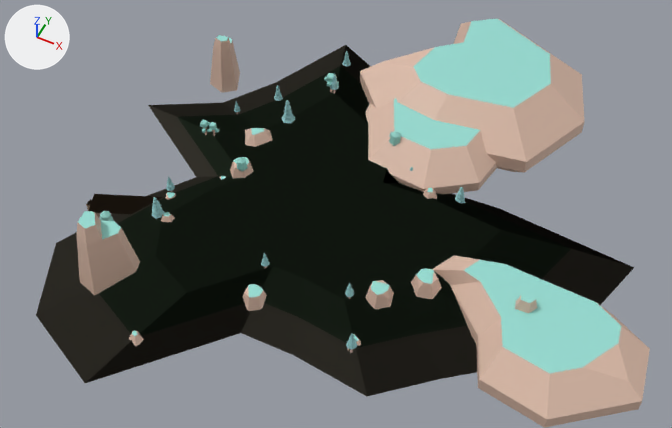
The glTF model drowning-tides/src/drowning_tides/assets/models/islands/freeport_lod0.glb: old version first, new version second.
The view is the same before and after, from a camera (50 mm lens) standing at (1.62, -3.0, 3.85) and looking at (0.11, 0.01, 0.08). Lighting does not change. The marker at upper left points along +X, +Y and +Z. The first picture is the older version. Vertices at exactly the same position are counted once.
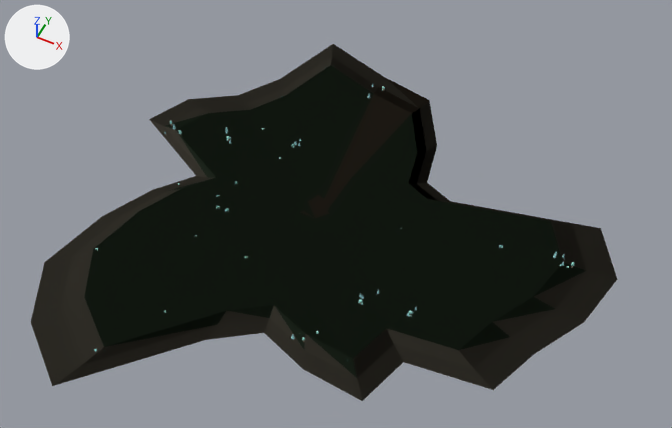
Where the change shows, as pixel boxes [x1, y1, x2, y2] in the pictures (672 x 428 px; the box of a moved part takes in the faces that stretch with it):
'Mesh_0', reshaped
    before: [36, 18, 650, 428]
    after: [31, 44, 617, 401]
part 1 of me_mesh_0, moved or reshaped (not visible afterwards)
    before: [100, 211, 114, 221]
part 2 of me_mesh_0, moved or reshaped
    before: [455, 187, 466, 203]
    after: [291, 334, 295, 340]
part 3 of me_mesh_0, moved or reshaped (not visible afterwards)
    before: [389, 131, 401, 146]
part 4 of me_mesh_0, moved or reshaped (not visible afterwards)
    before: [261, 253, 270, 268]
part 5 of me_mesh_0, moved or reshaped (not visible afterwards)
    before: [281, 100, 295, 123]
part 6 of me_mesh_0, moved or reshaped (not visible afterwards)
    before: [343, 51, 351, 67]
part 7 of me_mesh_0, moved or reshaped
    before: [237, 158, 248, 175]
    after: [571, 262, 574, 268]
part 8 of me_mesh_0, moved or reshaped (not visible afterwards)
    before: [152, 197, 165, 219]
part 9 of me_mesh_0, moved or reshaped
    before: [209, 122, 219, 136]
    after: [358, 299, 363, 305]
part 10 of me_mesh_0, moved or reshaped (not visible afterwards)
    before: [166, 176, 175, 192]
part 11 of me_mesh_0, moved or reshaped (not visible afterwards)
    before: [324, 73, 339, 93]
part 12 of me_mesh_0, moved or reshaped (not visible afterwards)
    before: [345, 283, 354, 299]
part 13 of me_mesh_0, moved or reshaped (not visible afterwards)
    before: [274, 85, 283, 101]
part 14 of me_mesh_0, moved or reshaped
    before: [200, 120, 210, 135]
    after: [408, 310, 413, 317]
part 15 of me_mesh_0, moved or reshaped (not visible afterwards)
    before: [234, 101, 240, 115]
part 16 of me_mesh_0, rebuilt
    before: [36, 45, 634, 396]
    after: [31, 44, 617, 401]
part 17 of me_mesh_0, deleted
    before: [86, 35, 537, 353]
part 18 of me_mesh_0, cut back
    before: [77, 18, 650, 428]
    after: [94, 67, 569, 361]

The change, as a diff of the scene's bpy script:
```diff
--- a/drowning-tides/src/drowning_tides/assets/models/islands/freeport_lod0.glb.py
+++ b/drowning-tides/src/drowning_tides/assets/models/islands/freeport_lod0.glb.py
@@ me_mesh_0 @@
-me_mesh_0.from_pydata(...)  # 2996 vertices, 5849 faces; spans x -1.39..1.88, y -1.41..1.95, z -0.08..0.48
+me_mesh_0.from_pydata(...)  # 9102 vertices, 12760 faces; spans x -1.3..1.59, y -1.49..1.45, z -0.06..0.07
+# me_mesh_0 part 1: the loose piece of 59 vertices spanning x -0.96..-0.9, y -0.65..-0.58, z 0.04..0.21 is scaled about its middle by (0.187, 0.187, 0.195), then moved by (1.3, -0.08, -0.08)
+# me_mesh_0 part 2: the loose piece of 132 vertices spanning x 0.64..0.71, y 0.38..0.45, z 0.04..0.17 is scaled about its middle by 0.275, then moved by (-0.4, -1.19, -0.07)
+# me_mesh_0 part 3: the loose piece of 59 vertices spanning x 0.18..0.25, y 0.52..0.59, z 0.11..0.28 is scaled about its middle by (-0.0698, -0.0704, 0.198), then moved by (0.11, -1.32, -0.15)
+# me_mesh_0 part 4: the loose piece of 117 vertices spanning x -0.05..0.0, y -0.53..-0.48, z 0.11..0.24 is scaled about its middle by (-0.0138, -0.0178, 0.232), then moved by (1.33, 0.76, -0.14)
+# me_mesh_0 part 5: the loose piece of 104 vertices spanning x -0.49..-0.41, y 0.48..0.57, z 0.11..0.28 is scaled about its middle by (0.175, 0.175, 0.19), then moved by (1.75, -0.2, -0.16)
+# me_mesh_0 part 6: the loose piece of 104 vertices spanning x -0.44..-0.38, y 1.19..1.24, z 0.04..0.15 is scaled about its middle by (0.306, 0.306, 0.308), then moved by (1.72, -0.95, -0.06)
+# me_mesh_0 part 7: the loose piece of 59 vertices spanning x -0.49..-0.43, y -0.02..0.04, z 0.11..0.26 is scaled about its middle by (-0.232, -0.234, 0.311), then moved by (1.82, 0.27, -0.14)
+# me_mesh_0 part 8: the loose piece of 132 vertices spanning x -0.76..-0.68, y -0.48..-0.41, z 0.11..0.25 is scaled about its middle by (-0.259, -0.262, 0.276), then moved by (1.98, 0.74, -0.14)
+# me_mesh_0 part 9: the loose piece of 198 vertices spanning x -0.81..-0.75, y 0.19..0.25, z 0.11..0.21 is scaled about its middle by (0.355, 0.357, 0.416), then moved by (1.25, -0.65, -0.12)
+# me_mesh_0 part 10: the loose piece of 125 vertices spanning x -0.82..-0.77, y -0.25..-0.2, z 0.04..0.19 is scaled about its middle by 0.274, then moved by (1.26, -0.17, -0.07)
+# me_mesh_0 part 11: the loose piece of 198 vertices spanning x -0.39..-0.31, y 0.83..0.91, z 0.11..0.24 is turned -46 degrees about the z axis through its middle and scaled by 0.246, then moved by (-0.02, -0.45, -0.14)
+# me_mesh_0 part 12: the loose piece of 125 vertices spanning x 0.41..0.46, y -0.51..-0.46, z 0.11..0.25 is scaled about its middle by (-0.288, -0.287, 0.291), then moved by (0.28, 0.09, -0.14)
+# me_mesh_0 part 13: the loose piece of 104 vertices spanning x -0.67..-0.61, y 0.71..0.76, z 0.04..0.15 is scaled about its middle by (0.23, 0.23, 0.292), then moved by (1.38, -1.07, -0.06)
+# me_mesh_0 part 14: the loose piece of 198 vertices spanning x -0.86..-0.8, y 0.17..0.24, z 0.11..0.21 is scaled about its middle by (0.398, 0.399, 0.441), then moved by (1.56, -0.6, -0.12)
+# me_mesh_0 part 15: the loose piece of 125 vertices spanning x -0.81..-0.77, y 0.48..0.52, z 0.04..0.16 is scaled about its middle by (-0.00342, -0.000621, 0.318), then moved by (0.02, -0.16, -0.06)
+# me_mesh_0 part 16: the loose piece of 82 vertices spanning x -1.39..1.65, y -1.41..1.49, z -0.07..0.12 is rebuilt with 184 vertices and now spans x -1.3..1.59, y -1.49..1.45, z -0.06..0.03
+# me_mesh_0 part 17: 19 loose pieces with 466 vertices, spanning x -1.17..1.34, y -1.15..1.04, z -0.08..0.31, are deleted
+# me_mesh_0 part 18: 159 vertices removed from x -1.18..1.88, y -1.01..1.95, z -0.05..0.48; 5264 vertices added at x -1.09..1.35, y -1.27..1.2, z 0.02..0.07
+# other edits to the shape of me_mesh_0 do not show in these pictures
 me_mesh_0.materials.append(mat_defaultmaterial)
```
